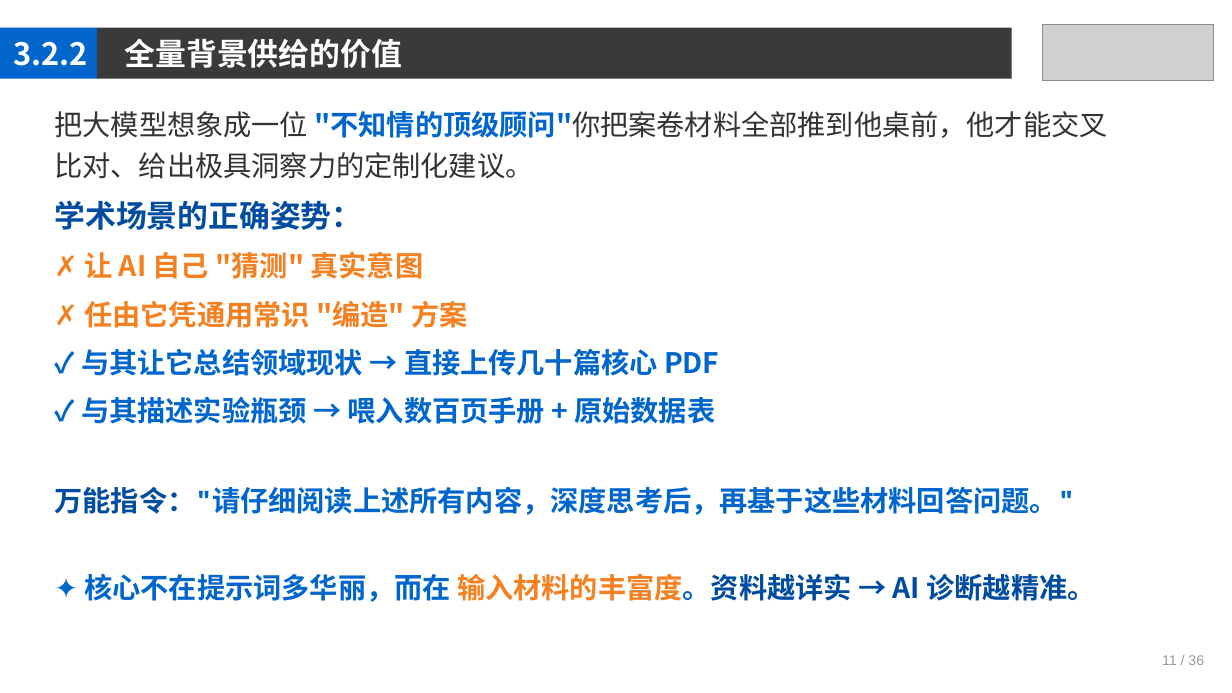
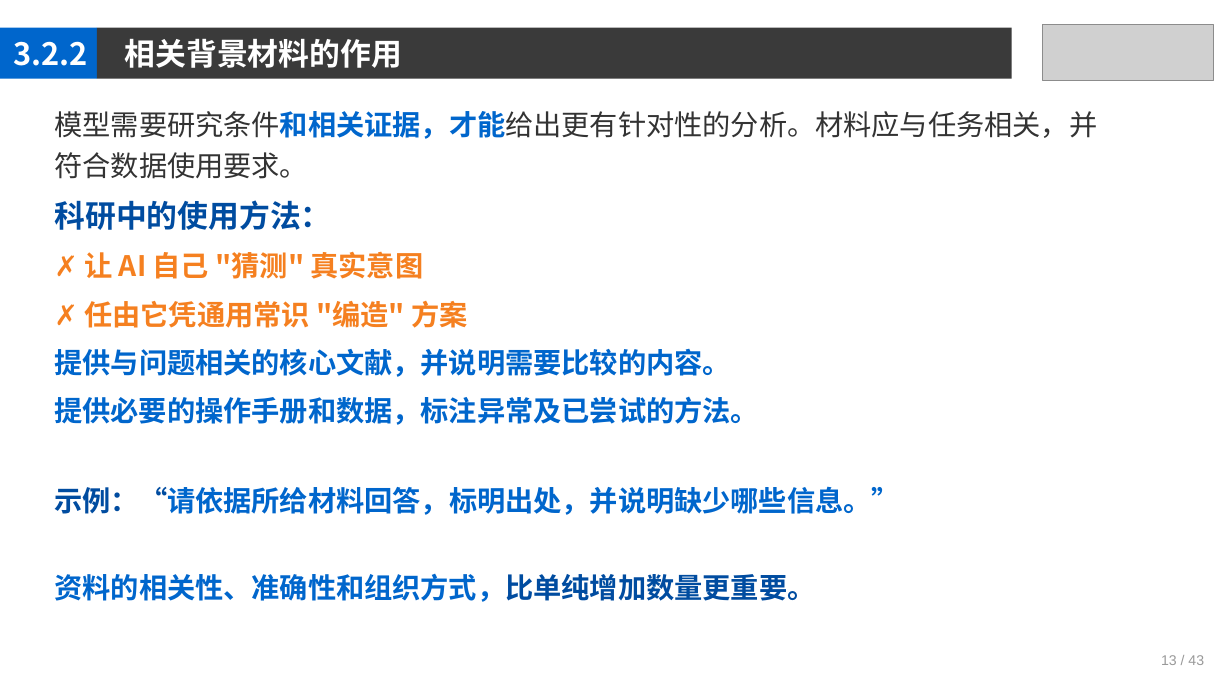
Before and after one commit to jpqiang/AIGC, a slide deck: slide 13 of 课件/第3章.pptx. Drawn at 1232x693 pixels with LibreOffice and Linux fonts; fonts in the diff are those of the drawing; grey boxes stand for pictures. Boxes give left, top, right and bottom in pixels: in the first picture for what was removed or moved away, otherwise in the second. Text is boxed around its words. In the diff, an @@ line names an element or a change of style, - is before the commit and + after.

```diff
--- a/课件/第3章.pptx
+++ b/课件/第3章.pptx
@@ text at <box>125,39,402,68</box>: text changed @@
-全量背景供给的价值
+相关背景材料的作用
@@ text at <box>54,111,1097,230</box>: text changed @@
-把大模型想象成一位 "不知情的顶级顾问"你把案卷材料全部推到他桌前，他才能交叉比对、给出极具洞察力的定制化建议。
-学术场景的正确姿势：
+模型需要研究条件和相关证据，才能给出更有针对性的分析。材料应与任务相关，并符合数据使用要求。
+科研中的使用方法：
@@ text at <box>54,349,899,602</box>: text changed @@
-✓ 与其让它总结领域现状 → 直接上传几十篇核心 PDF
-✓ 与其描述实验瓶颈 → 喂入数百页手册 + 原始数据表
-万能指令："请仔细阅读上述所有内容，深度思考后，再基于这些材料回答问题。"
-✦ 核心不在提示词多华丽，而在 输入材料的丰富度。资料越详实 → AI 诊断越精准。
+提供与问题相关的核心文献，并说明需要比较的内容。
+提供必要的操作手册和数据，标注异常及已尝试的方法。
+示例：“请依据所给材料回答，标明出处，并说明缺少哪些信息。”
+资料的相关性、准确性和组织方式，比单纯增加数量更重要。
@@ text at <box>1161,655,1204,665</box>: text changed @@
-11 / 36
+13 / 43
```
Also in this commit, not shown: 40 other slides changed, 1 other file.
